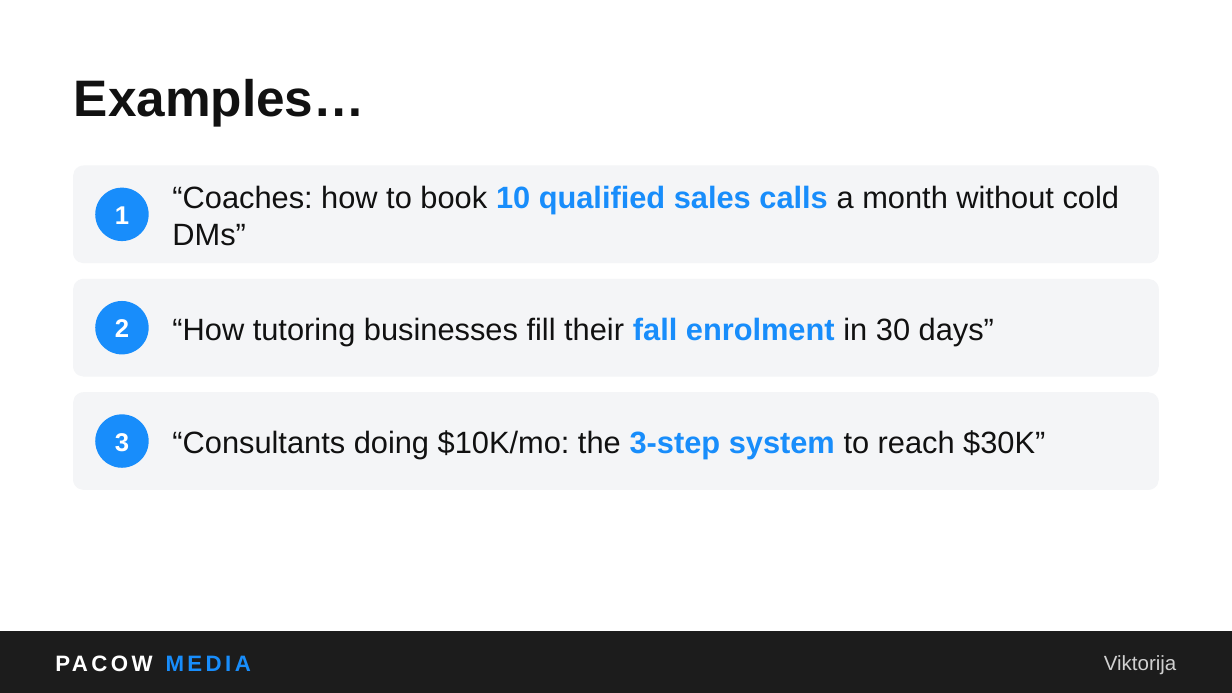
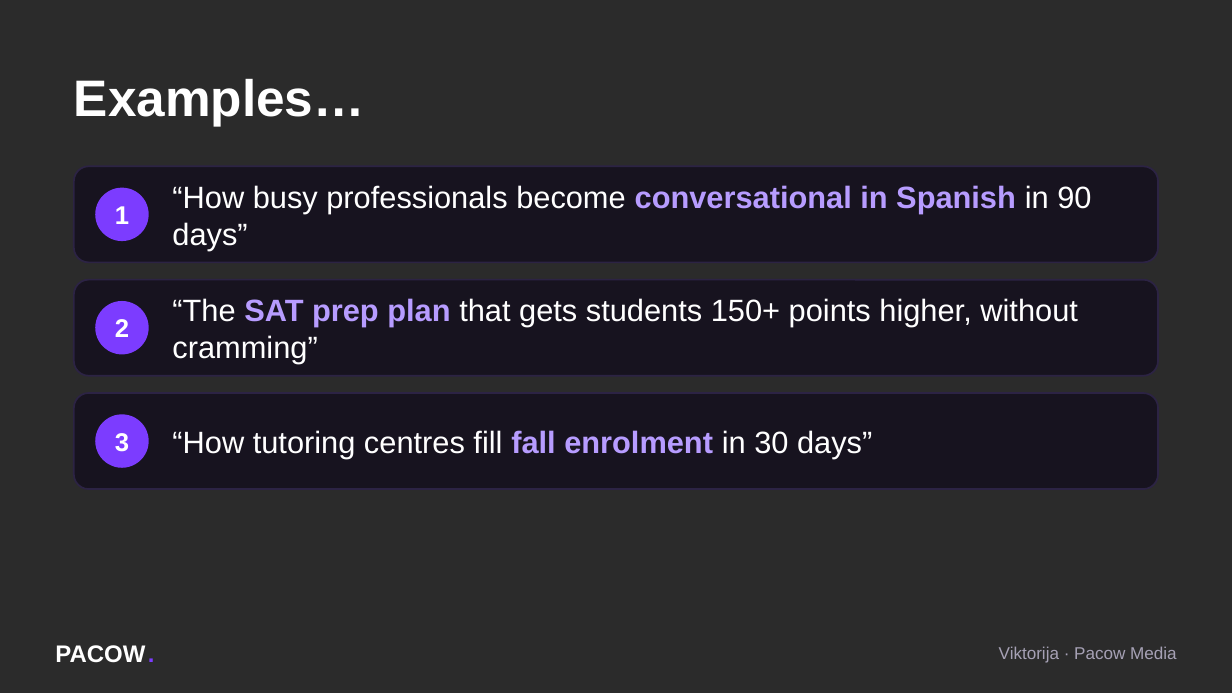
Before and after one commit to ema-del/business, a slide deck: slide 34 of webinar/Pacow_Media_Webinar.pptx (slide 39 before the commit). Drawn at 1232x693 pixels with LibreOffice and Linux fonts; fonts in the diff are those of the drawing; background and template pictures are left out; a plain dark background stands for a picture behind light text. Boxes give left, top, right and bottom in pixels: in the first picture for what was removed or moved away, otherwise in the second. Text is boxed around its words. In the diff, an @@ line names an element or a change of style, - is before the commit and + after.

```diff
--- a/webinar/Pacow_Media_Webinar.pptx
+++ b/webinar/Pacow_Media_Webinar.pptx
@@ background #FFFFFF to picture (left out) @@
@@ text "Examples…" at [74, 79, 365, 126]: text colour #111111 to #FFFFFF @@
@@ text at [172, 185, 1091, 250]: text changed; text colour #111111 to #FFFFFF @@
-“Coaches: how to book 10 qualified sales calls a month without cold DMs”
+“How busy professionals become conversational in Spanish in 90 days”
@@ text added at [172, 298, 1078, 364], 18 pt, text #FFFFFF @@
+“The SAT prep plan that gets students 150+ points higher, without cramming”
@@ fill #F4F5F7 to #17131F; outline #F4F5F7 1 pt to #2C2344 1 pt; proportions changed in 3 elements at [74, 166, 1158, 262], [74, 280, 1158, 376], [74, 393, 1158, 489] @@
@@ fill #188DFB to #7C3CFF; outline #188DFB 1 pt to #7C3CFF 1 pt in 3 elements at [96, 188, 148, 240], [96, 302, 148, 354], [96, 415, 148, 467] @@
@@ text at [172, 430, 872, 459]: text changed; text colour #111111 to #FFFFFF @@
-“How tutoring businesses fill their fall enrolment in 30 days”
+“How tutoring centres fill fall enrolment in 30 days”
@@ text removed at [172, 430, 1045, 459] @@
-“Consultants doing $10K/mo: the 3-step system to reach $30K”
@@ rectangle removed at [0, 631, 1232, 692] @@
@@ text removed at [55, 631, 425, 692] @@
-PACOW MEDIA
@@ text added at [55, 645, 154, 663], 14 pt, text #FFFFFF, bold @@
+PACOW
@@ text added at [148, 631, 172, 674], 14 pt, text #7C3CFF, bold @@
+.
@@ text added at [999, 646, 1177, 663], 10 pt, text #A6A1B5 @@
+Viktorija · Pacow Media
@@ text removed at [1104, 655, 1177, 675] @@
-Viktorija
```
Also in this commit, not shown: 44 other slides changed, 15 slides added, 20 slides removed, 1 other file.
